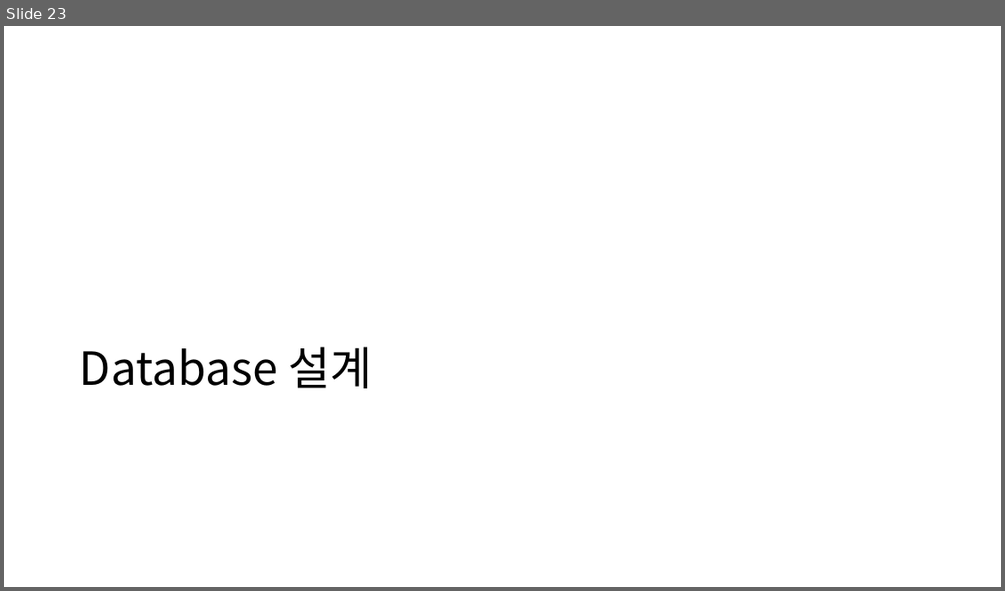
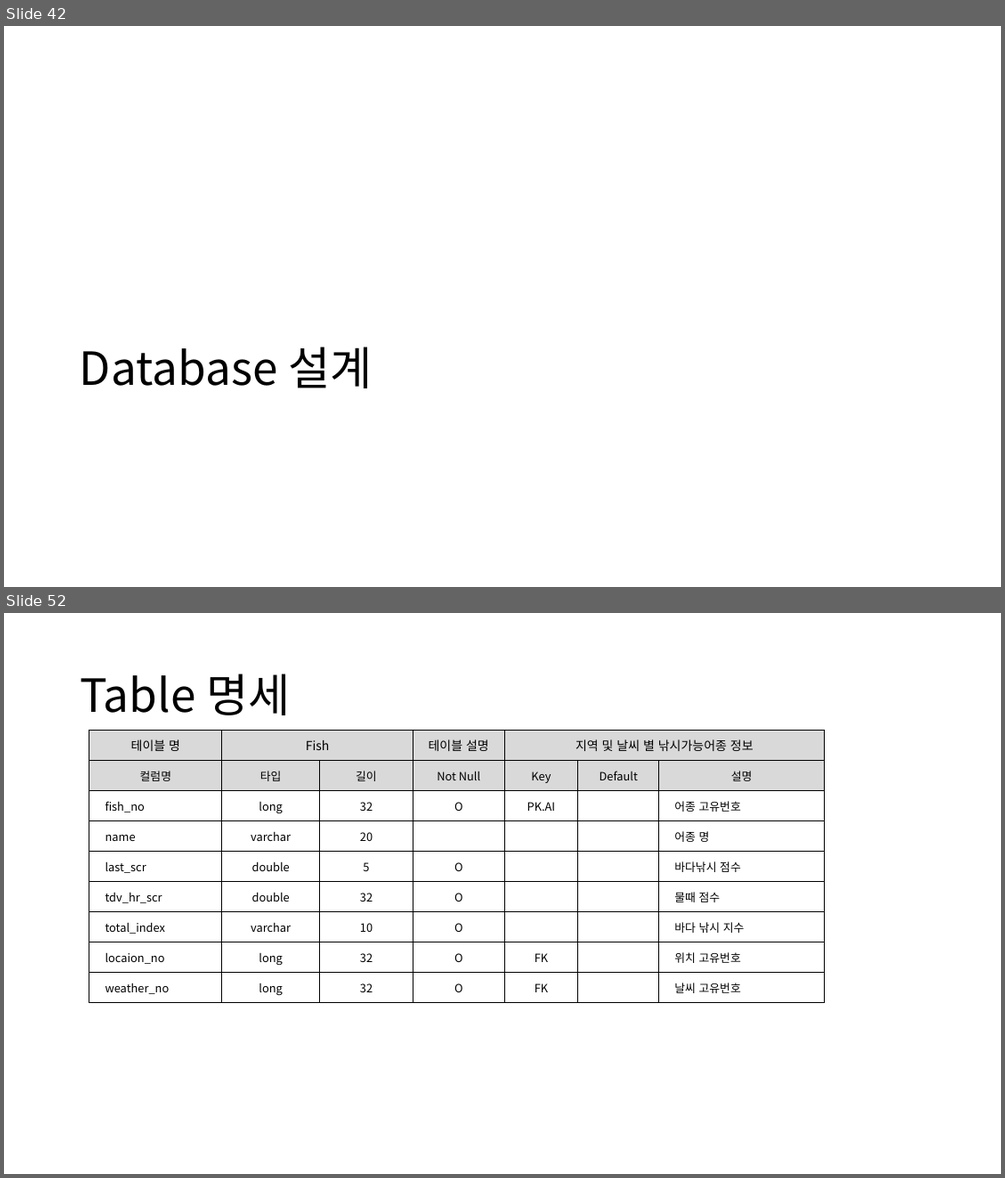
Before and after one commit to sujidaddy/workspace_miniproject, a slide deck: 미니프로젝트계획서제출용.pptx. Shown one above the other, each under a label of ours: slide 23 before the commit, slides 42 and 52 after it; the slides between them are not shown. The pictures are 1005x591 and 1005x1178 pixels, drawn with LibreOffice and Linux fonts; fonts in the diff are those of the drawing. Boxes give left, top, right and bottom in pixels: in the first picture for what was removed or moved away, otherwise in the second. Text is boxed around its words. In the diff, an @@ line names an element or a change of style, - is before the commit and + after.

Commit message:
REST API 명세 정리 DB 구성 정리 통신 API 적용 변경 카카오맵 처리 방식 변경 회원 가입 로직 추가 로그인 로직 추가

```diff
--- a/미니프로젝트계획서제출용.pptx
+++ b/미니프로젝트계획서제출용.pptx
@@ slide 52 added at box(4, 613, 1001, 1174), background #FFFFFF @@
@@ title added at box(80, 674, 290, 715), 44 pt, text #000000 @@
+Table 명세
@@ table added at box(89, 730, 825, 1003), 9 rows, 7 columns @@
+테이블 명 | Fish |  | 테이블 설명 | 지역 및 날씨 별 낚시가능어종 정보 |  | 
+컬럼명 | 타입 | 길이 | Not Null | Key | Default | 설명
+fish_no | long | 32 | O | PK.AI |  | 어종 고유번호
+name | varchar | 20 |  |  |  | 어종 명
+last_scr | double | 5 | O |  |  | 바다낚시 점수
+tdv_hr_scr | double | 32 | O |  |  | 물때 점수
+total_index | varchar | 10 | O |  |  | 바다 낚시 지수
+locaion_no | long | 32 | O | FK |  | 위치 고유번호
+weather_no | long | 32 | O | FK |  | 날씨 고유번호
@@ what was slide 23 is now slide 42 @@
```
Also in this commit, not shown: 4 slides changed, 26 other slides added, 20 other files.
